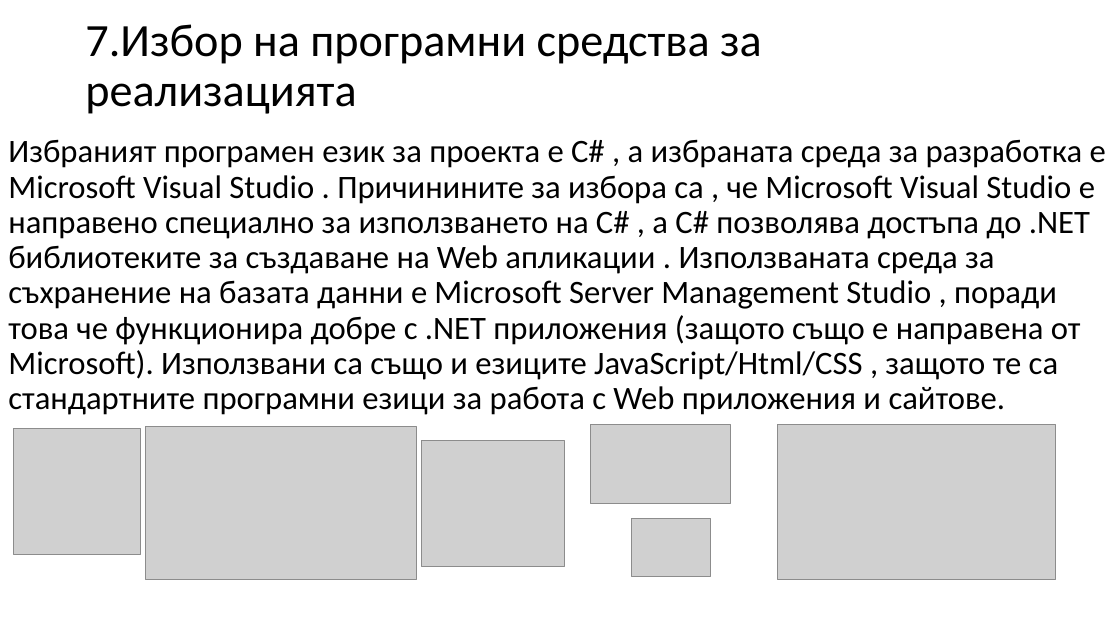
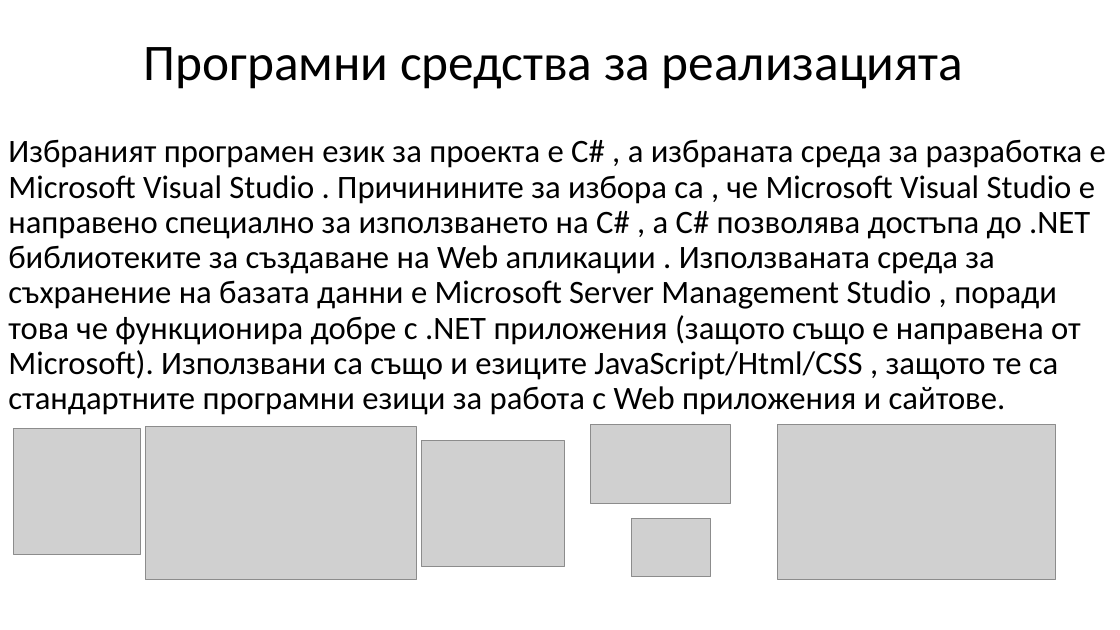
Before and after one commit to YovoTWW/MusicAppRepository, a slide deck: slide 10 of ТУ ВАРНА Music App Presentation.pptx (slide 8 before the commit). Drawn at 1120x630 pixels with LibreOffice and Linux fonts; fonts in the diff are those of the drawing; grey boxes stand for pictures. Boxes give left, top, right and bottom in pixels: in the first picture for what was removed or moved away, otherwise in the second. Text is boxed around its words. In the diff, an @@ line names an element or a change of style, - is before the commit and + after.

```diff
--- a/ТУ ВАРНА Music App Presentation.pptx
+++ b/ТУ ВАРНА Music App Presentation.pptx
@@ title at [144,47,963,89]: text changed; size 39.6 to 44 pt @@
-7.Избор на програмни средства за реализацията
+Програмни средства за реализацията
```
Also in this commit, not shown: 8 other slides changed, 3 slides added, 1 slide removed, 1 other file.
